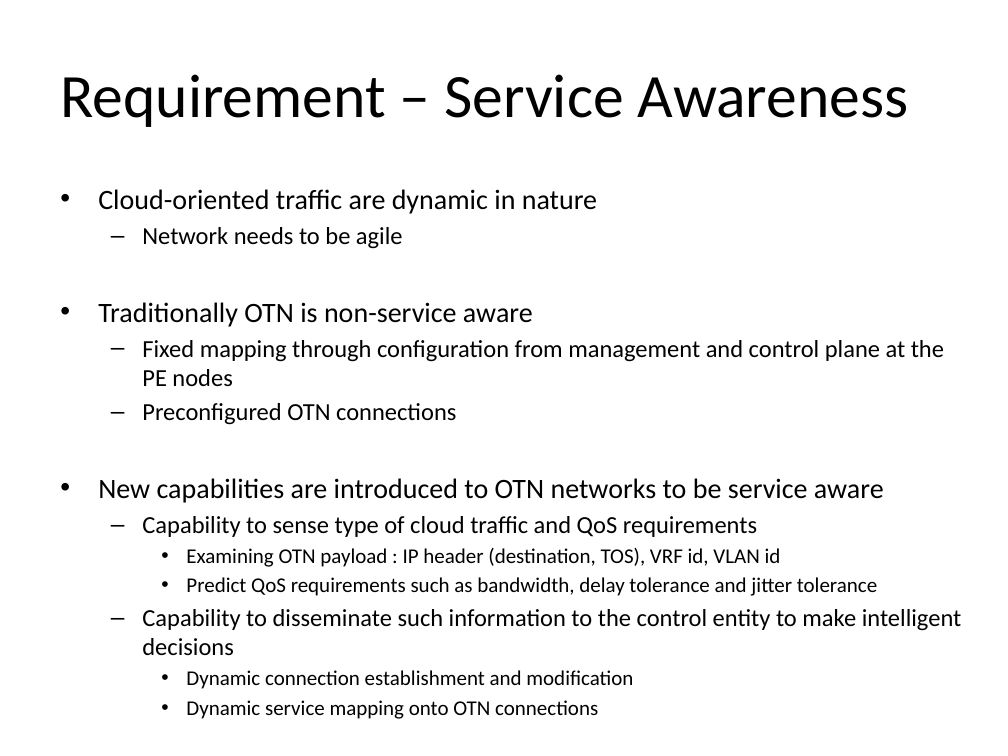
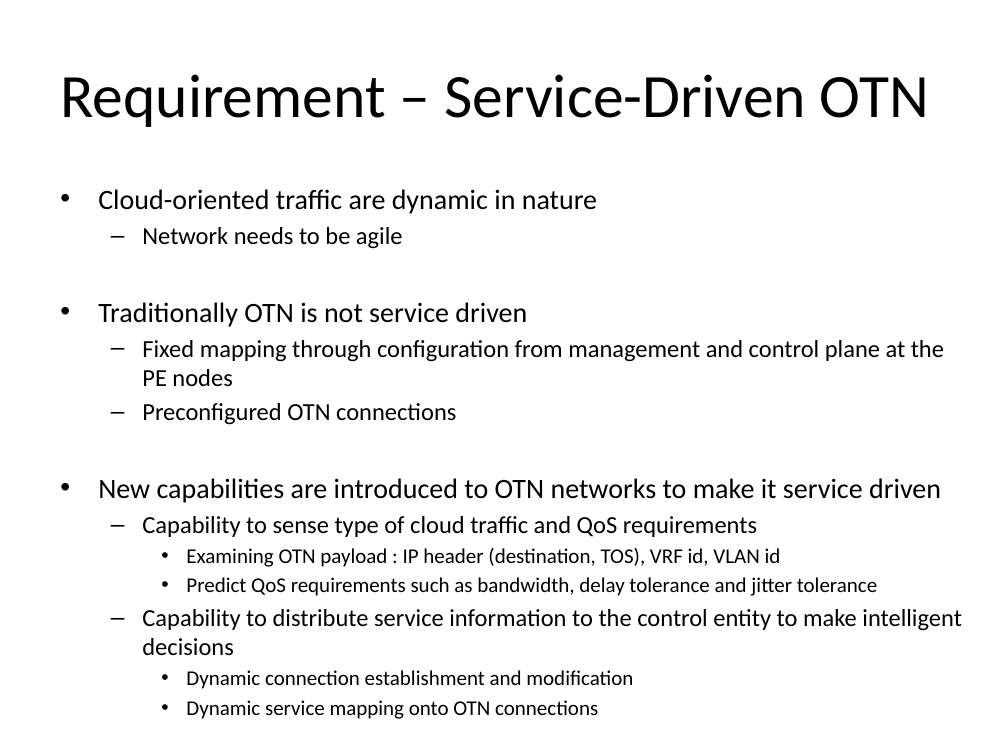
Before and after one commit to aguoietf/ietf-ccamp-optical2cloud-problem-statement, a slide deck: slide 5 of materials/slides-114-ccamp-optical-cloud.pptx. Drawn at 1008x756 pixels with LibreOffice and Linux fonts; fonts in the diff are those of the drawing. Boxes give left, top, right and bottom in pixels: in the first picture for what was removed or moved away, otherwise in the second. Text is boxed around its words. In the diff, an @@ line names an element or a change of style, - is before the commit and + after.

Commit message:
update slides

```diff
--- a/materials/slides-114-ccamp-optical-cloud.pptx
+++ b/materials/slides-114-ccamp-optical-cloud.pptx
@@ title at <box>60,74,929,127</box>: text changed @@
-Requirement – Service Awareness
+Requirement – Service-Driven OTN
@@ text at <box>98,302,527,327</box>: text changed @@
-• Traditionally OTN is non-service aware
+• Traditionally OTN is not service driven
@@ text at <box>98,478,941,503</box>: text changed @@
-• New capabilities are introduced to OTN networks to be service aware
+• New capabilities are introduced to OTN networks to make it service driven
@@ text at <box>142,609,962,655</box>: text changed @@
-  – Capability to disseminate such information to the control entity to make intelligent decisions
+  – Capability to distribute service information to the control entity to make intelligent decisions
```
Also in this commit, not shown: 4 other slides changed, 1 slide added.
